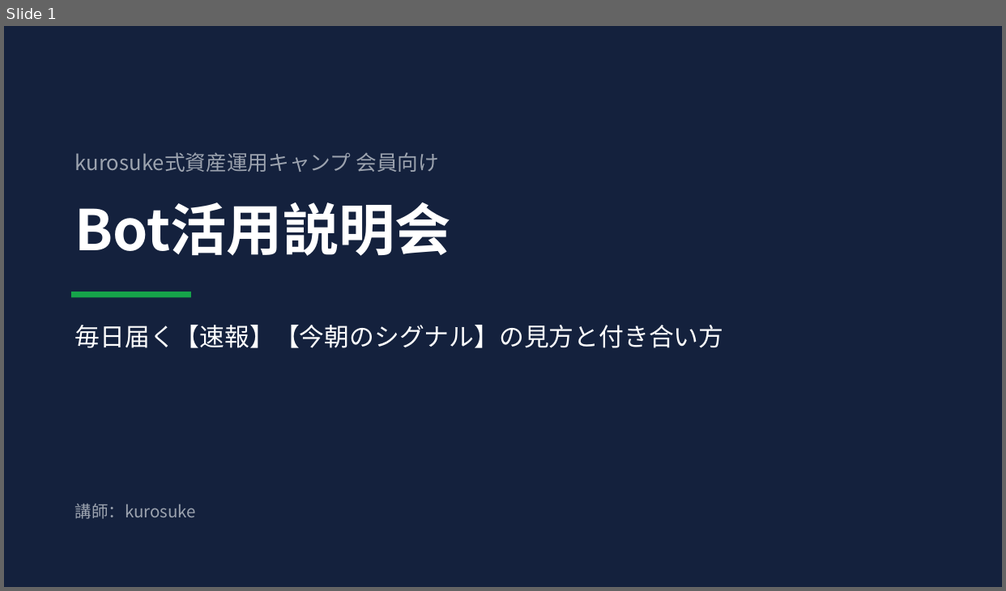
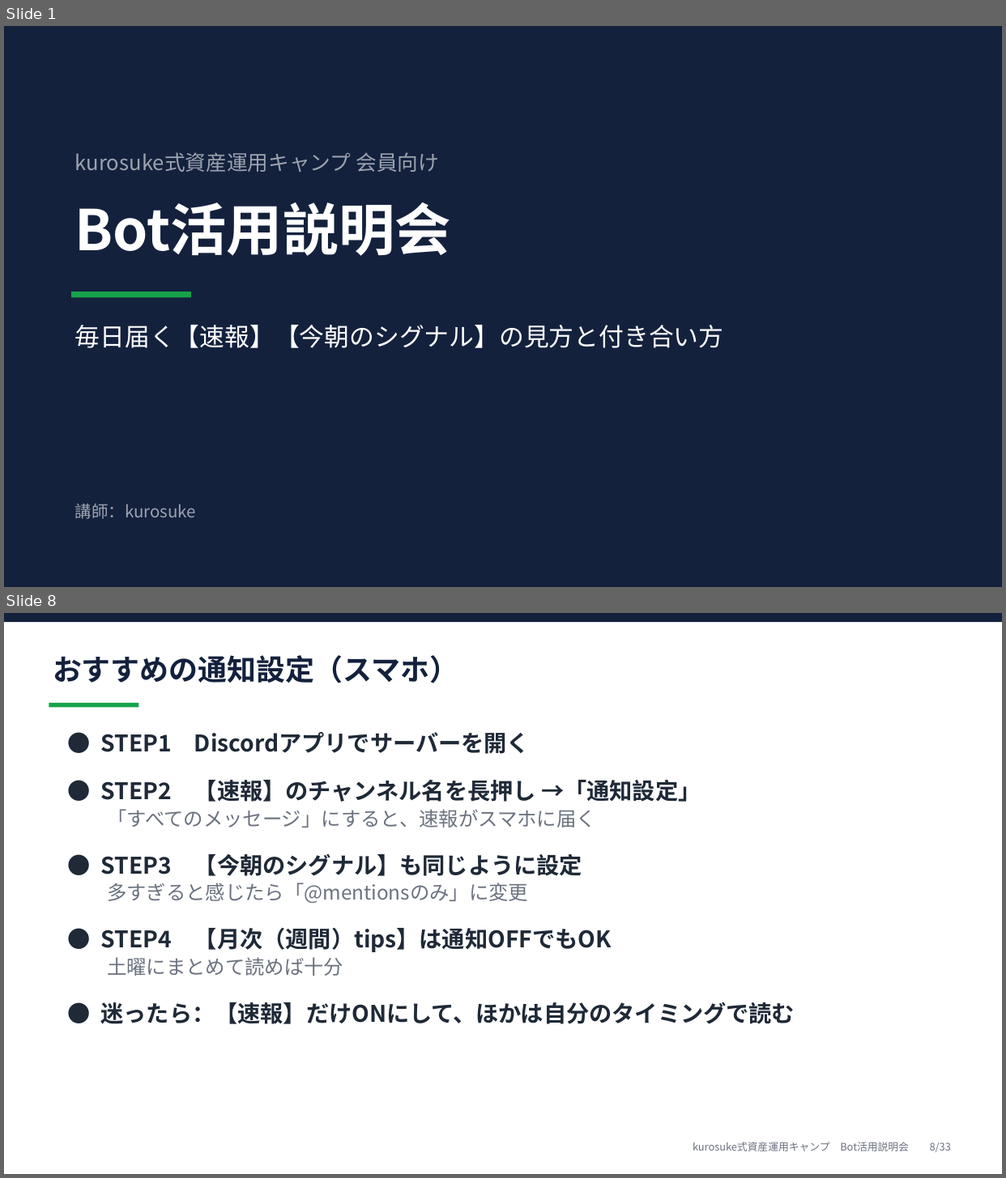
Before and after one commit to kurosuke26/Trading-Signal-Bot-Kurosuke, a slide deck: docs/camp_briefing/camp_briefing.pptx. Shown one above the other, each under a label of ours: slide 1 before the commit, slides 1 and 8 after it; the slides between them are not shown. The pictures are 1006x591 and 1006x1178 pixels, drawn with LibreOffice and Linux fonts; fonts in the diff are those of the drawing. Boxes give left, top, right and bottom in pixels: in the first picture for what was removed or moved away, otherwise in the second. Text is boxed around its words. In the diff, an @@ line names an element or a change of style, - is before the commit and + after.

```diff
--- a/docs/camp_briefing/camp_briefing.pptx
+++ b/docs/camp_briefing/camp_briefing.pptx
@@ slide 8 added at (4, 613, 1002, 1174), background #FFFFFF @@
@@ rectangle added at (4, 613, 1002, 622), fill #14213D @@
@@ text added at (53, 655, 458, 683), 28 pt, text #14213D, bold @@
+おすすめの通知設定（スマホ）
@@ rectangle added at (49, 703, 138, 707), fill #16A34A @@
@@ text added at (100, 732, 795, 1024), 22 pt, text #1F2937, bold @@
+● STEP1 Discordアプリでサーバーを開く
+● STEP2 【速報】のチャンネル名を長押し →「通知設定」
+「すべてのメッセージ」にすると、速報がスマホに届く
+● STEP3 【今朝のシグナル】も同じように設定
+多すぎると感じたら「@mentionsのみ」に変更
+● STEP4 【月次（週間）tips】は通知OFFでもOK
+土曜にまとめて読めば十分
+● 迷ったら：【速報】だけONにして、ほかは自分のタイミングで読む
@@ text added at (692, 1142, 951, 1152), 10 pt, text #6B7280 @@
+kurosuke式資産運用キャンプ Bot活用説明会 8/33
```
Also in this commit, not shown: 16 slides changed, 15 other slides added, 2 other files.
